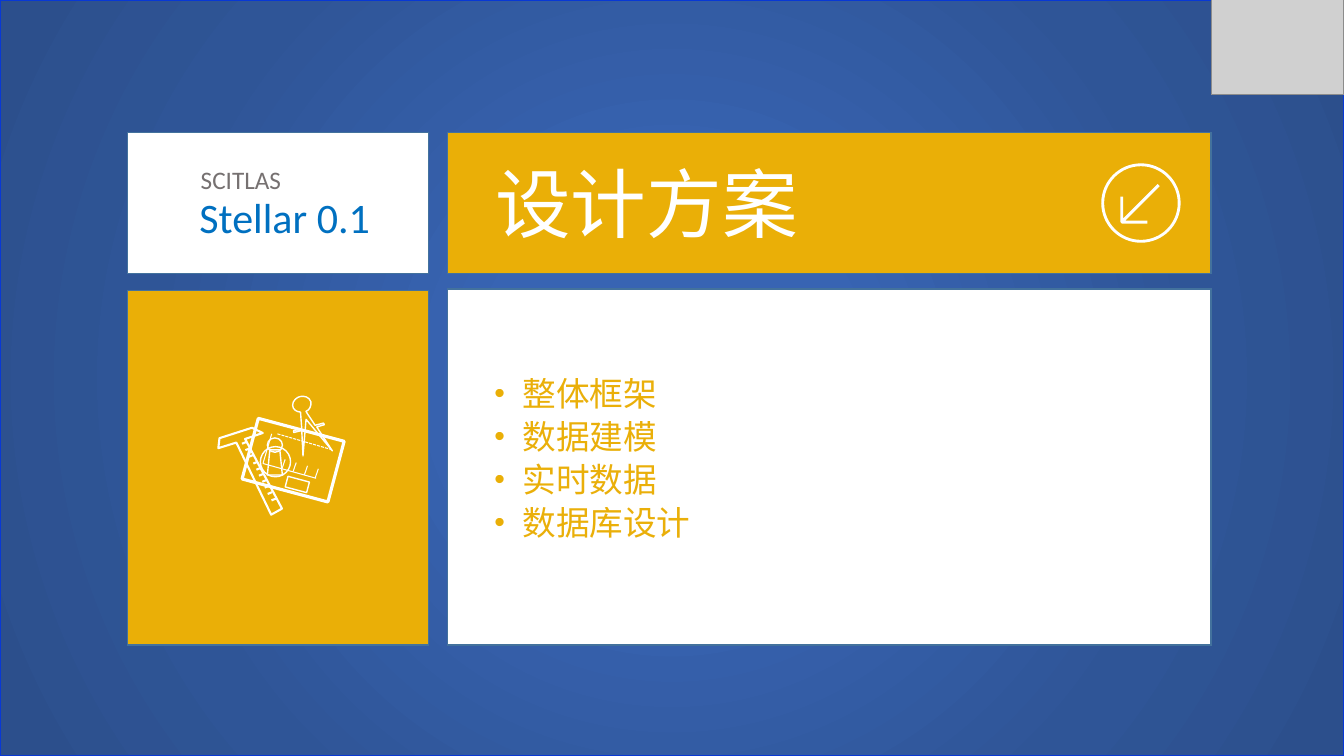
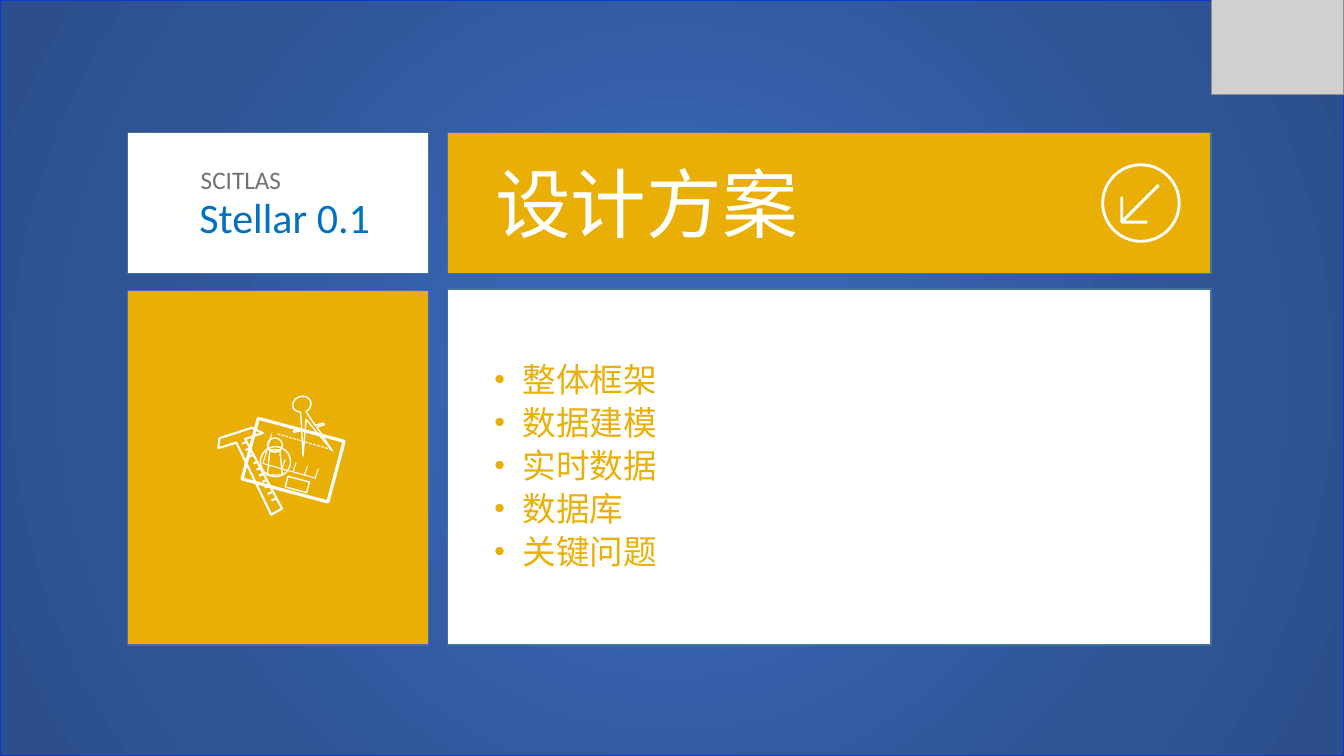
Before and after one commit to SCITLAS/Stellar, a slide deck: slide 8 of Stellar_0.1/documents/design.pptx. Drawn at 1344x756 pixels with LibreOffice and Linux fonts; fonts in the diff are those of the drawing; grey boxes stand for pictures. Boxes give left, top, right and bottom in pixels: in the first picture for what was removed or moved away, otherwise in the second. Text is boxed around its words. In the diff, an @@ line names an element or a change of style, - is before the commit and + after.

```diff
--- a/Stellar_0.1/documents/design.pptx
+++ b/Stellar_0.1/documents/design.pptx
@@ text "整体框架": place and size @@
-text "整体框架" at box(523, 378, 691, 538)
+text "整体框架" at box(523, 364, 657, 567)
@@ text at box(523, 493, 657, 567): text changed @@
-• 数据库设计
+• 数据库
+• 关键问题
```
Also in this commit, not shown: 4 other slides changed, 1 slide added.
